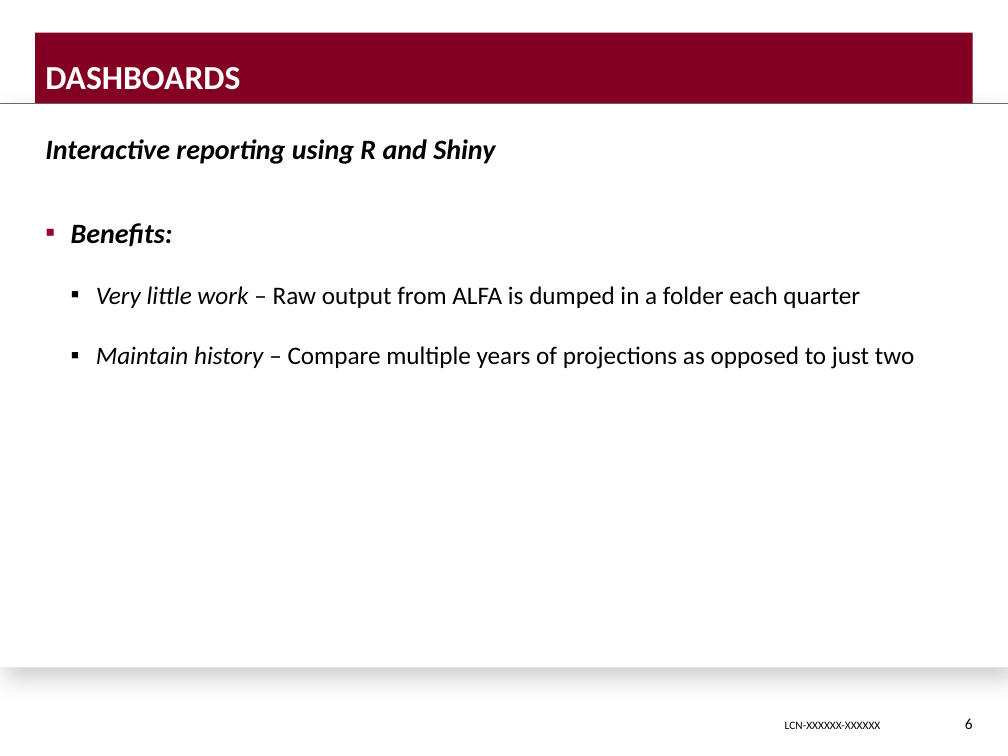
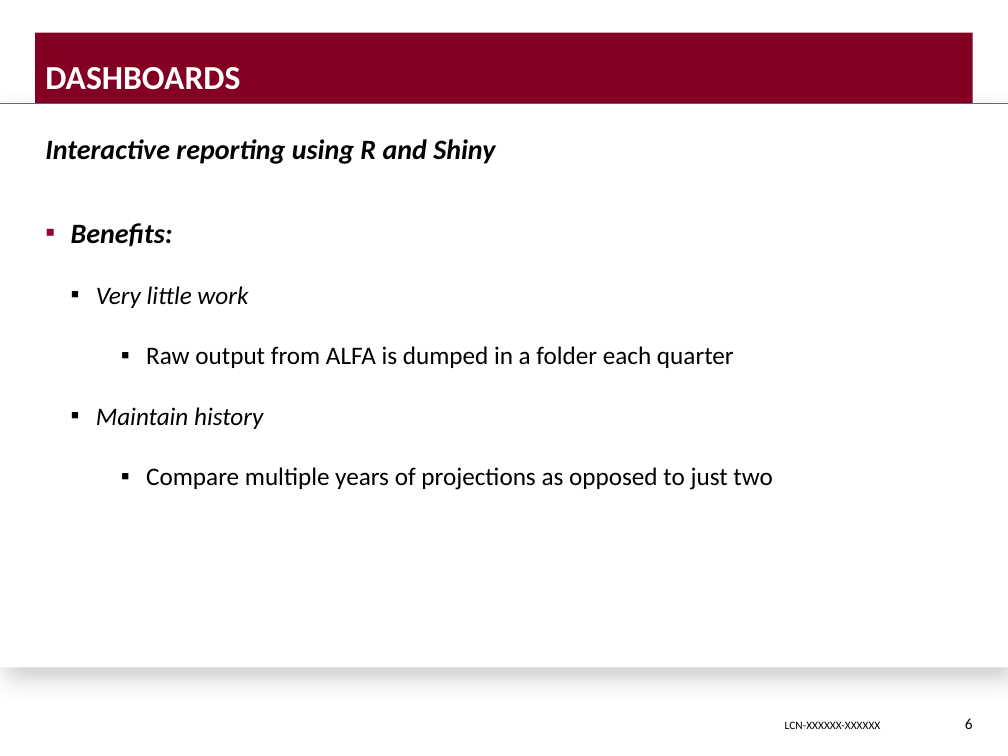
Before and after one commit to DavisVaughan/slides, a slide deck: slide 6 of final-presentation/final-presentation-davis-vaughan.pptx. Drawn at 1008x756 pixels with LibreOffice and Linux fonts; fonts in the diff are those of the drawing; background and template pictures are left out. Boxes give left, top, right and bottom in pixels: in the first picture for what was removed or moved away, otherwise in the second. Text is boxed around its words. In the diff, an @@ line names an element or a change of style, - is before the commit and + after.

```diff
--- a/final-presentation/final-presentation-davis-vaughan.pptx
+++ b/final-presentation/final-presentation-davis-vaughan.pptx
@@ text at <box>96,286,772,490</box>: text changed @@
-  ▪ Very little work – Raw output from ALFA is dumped in a folder each quarter
-  ▪ Maintain history – Compare multiple years of projections as opposed to just two
+  ▪ Very little work
+      ▪ Raw output from ALFA is dumped in a folder each quarter
+  ▪ Maintain history
+      ▪ Compare multiple years of projections as opposed to just two
```
Also in this commit, not shown: 11 other slides changed, 2 slides added, 3 slides removed, 2 other files.
